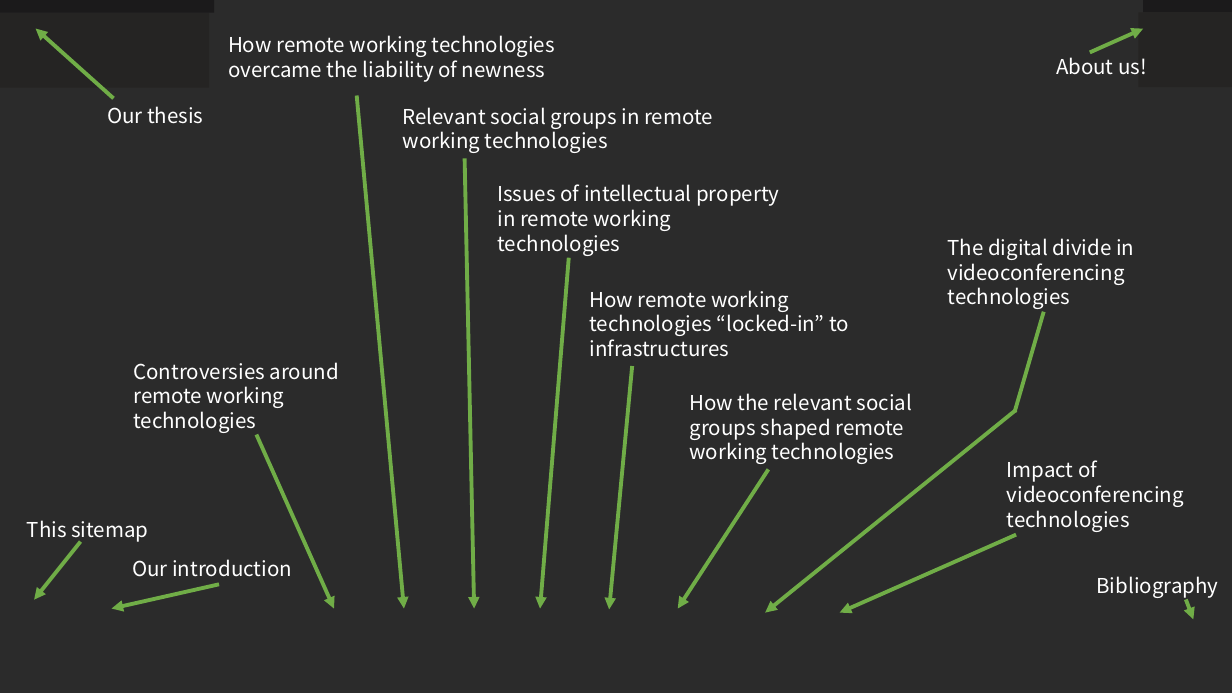
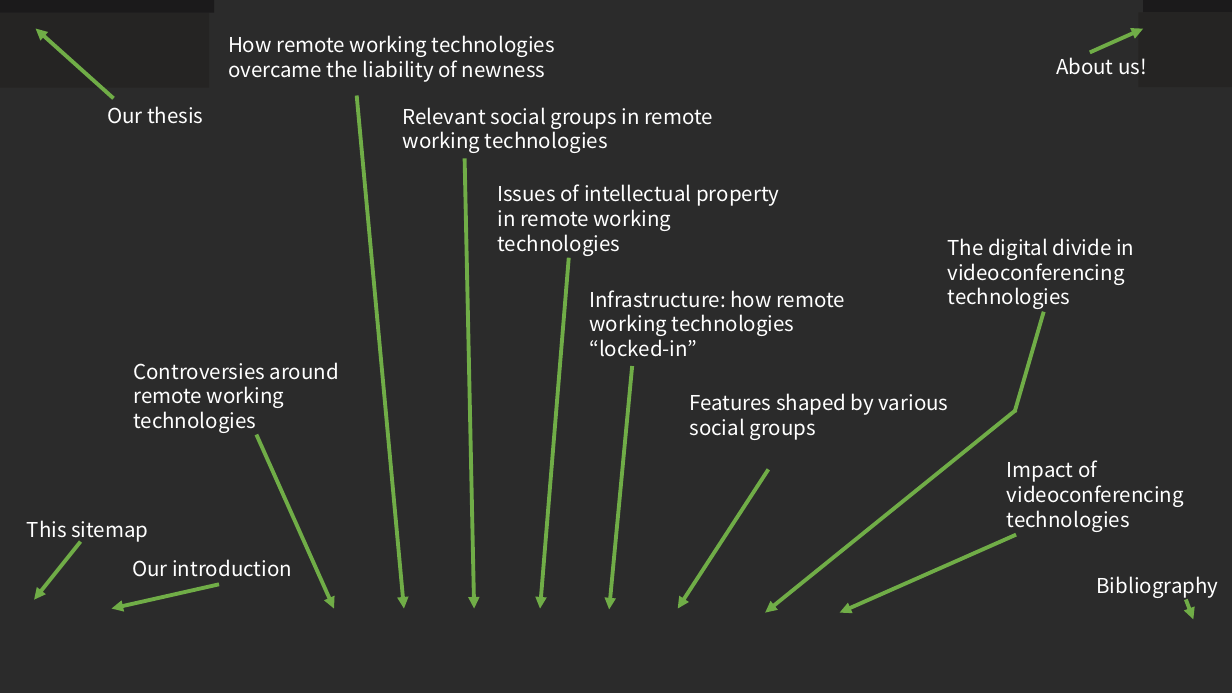
Before and after one commit to remoteworkegr277/remoteworkegr277.github.io, a slide deck: slide 1 of sitemap.pptx. Drawn at 1232x693 pixels with LibreOffice and Linux fonts; fonts in the diff are those of the drawing; background and template pictures are left out; a plain dark background stands for a picture behind light text. Boxes give left, top, right and bottom in pixels: in the first picture for what was removed or moved away, otherwise in the second. Text is boxed around its words. In the diff, an @@ line names an element or a change of style, - is before the commit and + after.

```diff
--- a/sitemap.pptx
+++ b/sitemap.pptx
@@ text at (589,290,845,357): text changed @@
-How remote working technologies “locked-in” to infrastructures
+Infrastructure: how remote working technologies “locked-in”
@@ text at (690,393,949,440): text changed @@
-How the relevant social groups shaped remote working technologies
+Features shaped by various social groups
```
Also in this commit, not shown: 1 other file.
